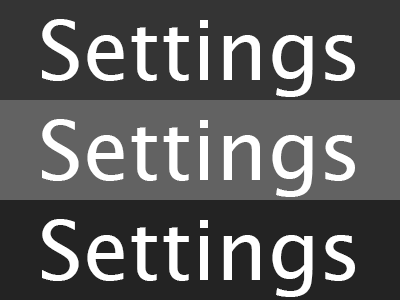
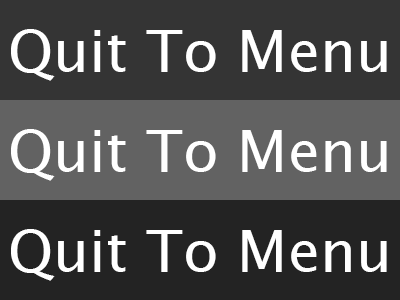
Two versions of the same layered image (400 x 300). Layer-by-layer changes:
added group "QuitToMenu" with 6 layers above "Resume" over box(11, 19, 387, 297)
added layer "Quit To Menu" (1st of 3, in "QuitToMenu") in group "QuitToMenu" over box(11, 229, 387, 281)
added layer "Layer 8" in group "QuitToMenu" over box(11, 219, 387, 297)
added layer "Quit To Menu" (2nd of 3, in "QuitToMenu") in group "QuitToMenu" over box(11, 129, 387, 181)
added layer "Layer 7" in group "QuitToMenu" over box(11, 119, 387, 197)
added layer "Quit To Menu" (3rd of 3, in "QuitToMenu") in group "QuitToMenu" over box(11, 29, 387, 81)
added layer "Layer 6" in group "QuitToMenu" over box(11, 19, 387, 97)
hid group "Settings" (1st of 4) (6 layers) over box(11, 19, 387, 297)
